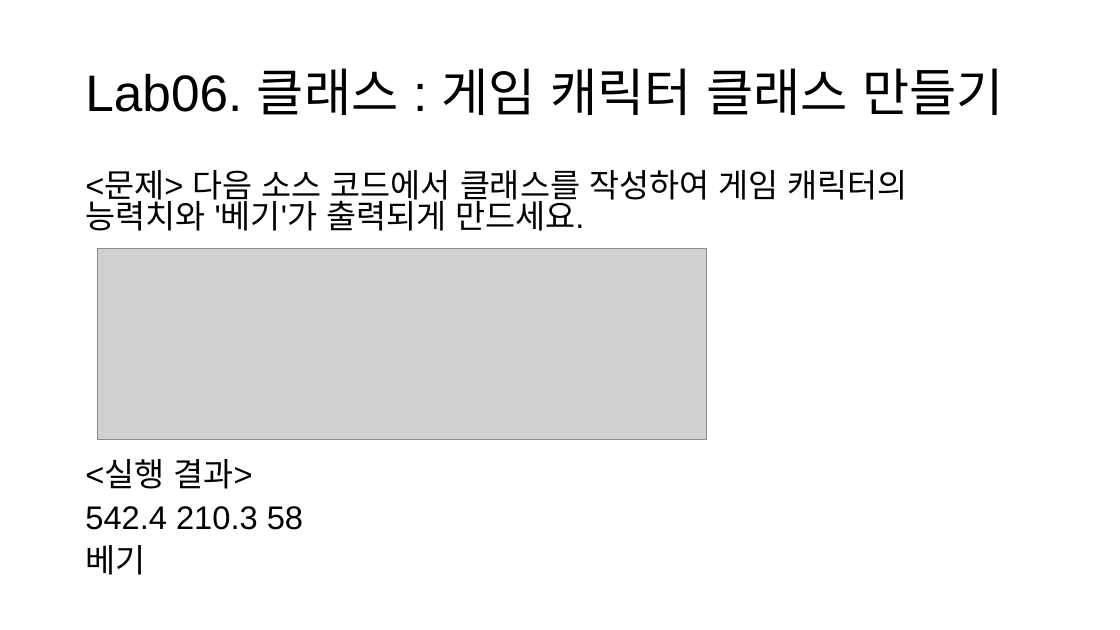
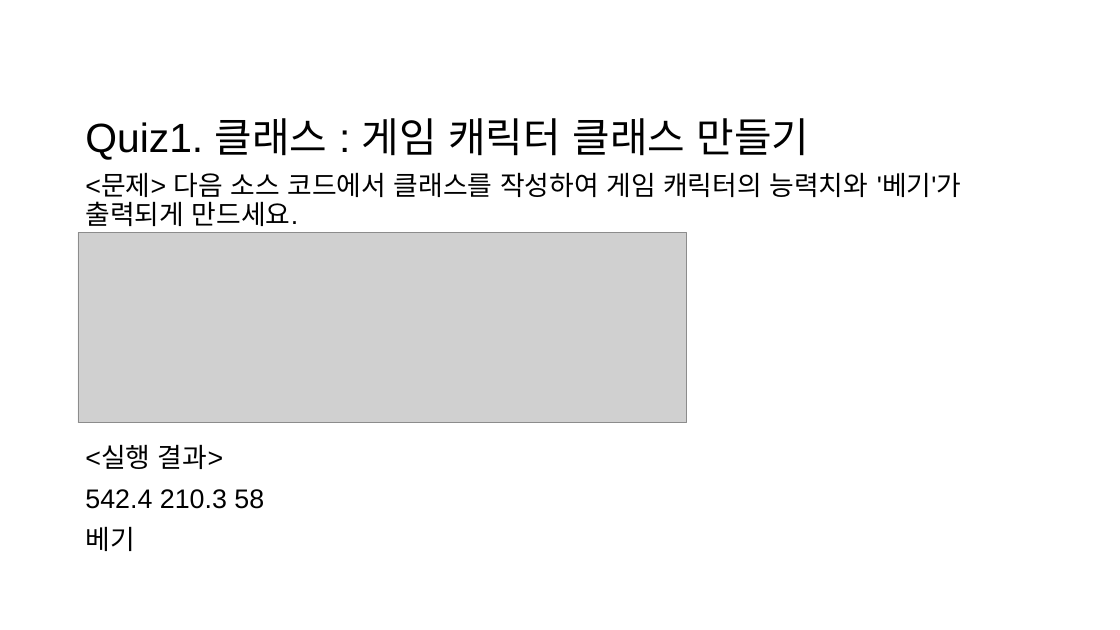
Before and after one commit to HongB1/2022-KHU-Bioinformatics-lab, a slide deck: slide 2 of Quiz.pptx. Drawn at 1120x630 pixels with LibreOffice and Linux fonts; fonts in the diff are those of the drawing; grey boxes stand for pictures. Boxes give left, top, right and bottom in pixels: in the first picture for what was removed or moved away, otherwise in the second. Text is boxed around its words. In the diff, an @@ line names an element or a change of style, - is before the commit and + after.

```diff
--- a/Quiz.pptx
+++ b/Quiz.pptx
@@ title at [85,118,810,160]: text changed; size 44 to 35 pt @@
-Lab06. 클래스 : 게임 캐릭터 클래스 만들기
+Quiz1. 클래스 : 게임 캐릭터 클래스 만들기
@@ text "<문제> 다음 소스 코드에서 클래스를 ..." at [85,172,961,551]: size 28 to 23 pt; line spacing 0.8 to 0.9 @@
@@ picture: place and size @@
-picture at [97,249,707,439]
+picture at [78,233,687,423]
```
Also in this commit, not shown: 1 other file.
